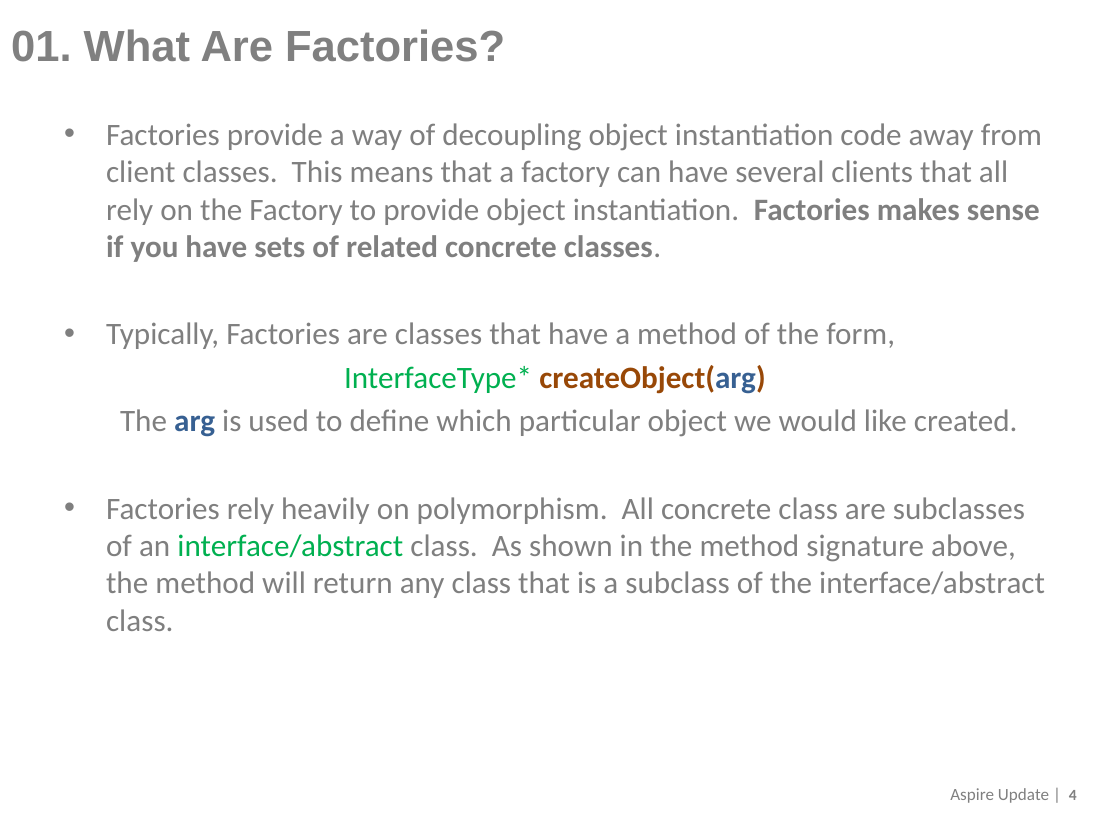
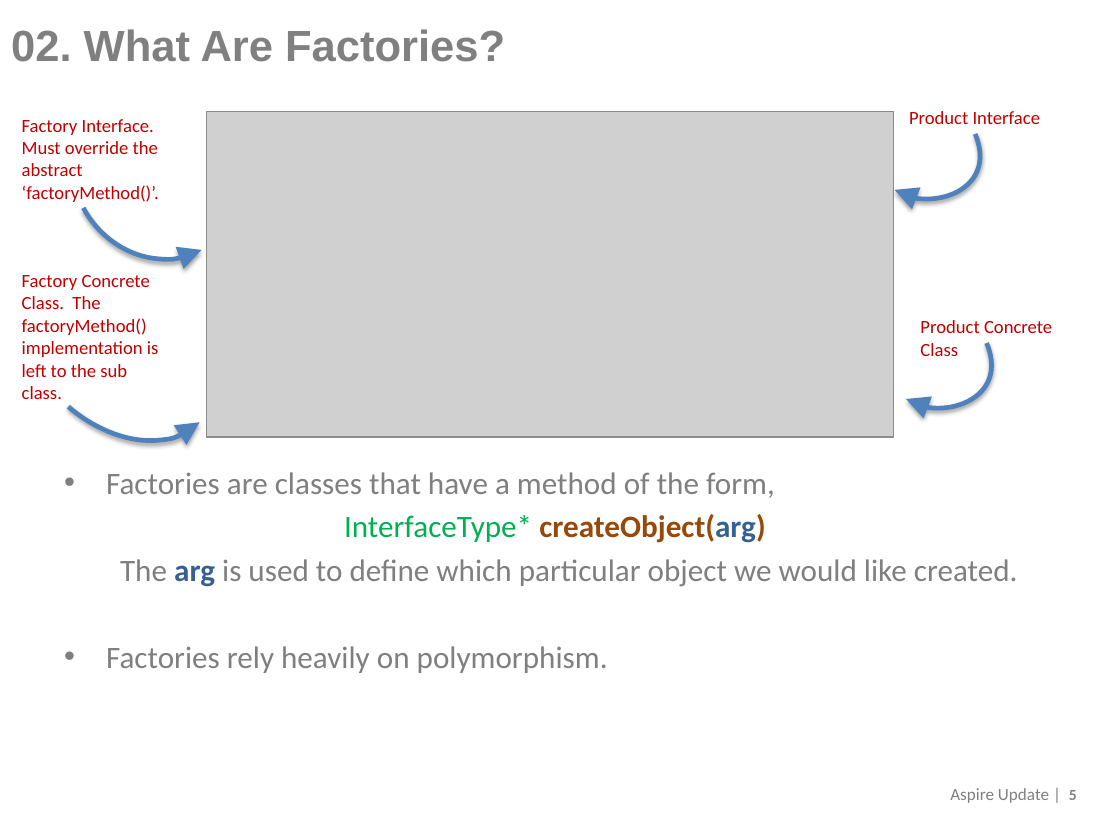
Before and after one commit to crazydais/design-patterns-for-cpp, a slide deck: slide 4 of Factories.pptx (slide 3 before the commit). Drawn at 1120x840 pixels with LibreOffice and Linux fonts; fonts in the diff are those of the drawing; grey boxes stand for pictures; background and template pictures are left out. Boxes give left, top, right and bottom in pixels: in the first picture for what was removed or moved away, otherwise in the second. Text is boxed around its words. In the diff, an @@ line names an element or a change of style, - is before the commit and + after.

```diff
--- a/Factories.pptx
+++ b/Factories.pptx
@@ title at bbox=[11, 29, 505, 62]: text changed @@
-01. What Are Factories?
+02. What Are Factories?
@@ arc (boxed as its full ellipse) added at bbox=[38, 46, 275, 291], outline #4F81BD 3 pt @@
@@ text added at bbox=[22, 119, 159, 202], 12 pt, text #C00000 @@
+Factory Interface.
+Must override the abstract ‘factoryMethod()’.
@@ picture added at bbox=[207, 111, 894, 437] @@
@@ freeform shape added at bbox=[886, 101, 1088, 256], outline #4F81BD 3 pt @@
@@ text added at bbox=[909, 111, 1041, 124], 12 pt, text #C00000 @@
+Product Interface
@@ arc (boxed as its full ellipse) added at bbox=[0, 194, 260, 481], outline #4F81BD 3 pt @@
@@ text added at bbox=[22, 275, 159, 399], 12 pt, text #C00000 @@
+Factory Concrete Class. The factoryMethod() implementation is left to the sub class.
@@ freeform shape added at bbox=[899, 311, 1101, 466], outline #4F81BD 3 pt @@
@@ text added at bbox=[920, 320, 1052, 356], 12 pt, text #C00000 @@
+Product Concrete Class
@@ text at bbox=[106, 472, 775, 498]: text changed @@
-• Factories provide a way of decoupling object instantiation code away from client classes. This means that a factory can have several clients that all rely on the Factory to provide object instantiation. Factories makes sense if you have sets of related concrete classes.
-• Typically, Factories are classes that have a method of the form,
+• Factories are classes that have a method of the form,
@@ text at bbox=[106, 646, 608, 673]: text changed @@
-• Factories rely heavily on polymorphism. All concrete class are subclasses of an interface/abstract class. As shown in the method signature above, the method will return any class that is a subclass of the interface/abstract class.
+• Factories rely heavily on polymorphism.
@@ page number at bbox=[950, 788, 1077, 803]: text changed @@
-Aspire Update | 4
+Aspire Update | 5
```
Also in this commit, not shown: 4 other slides changed, 5 slides added, 50 other files.
